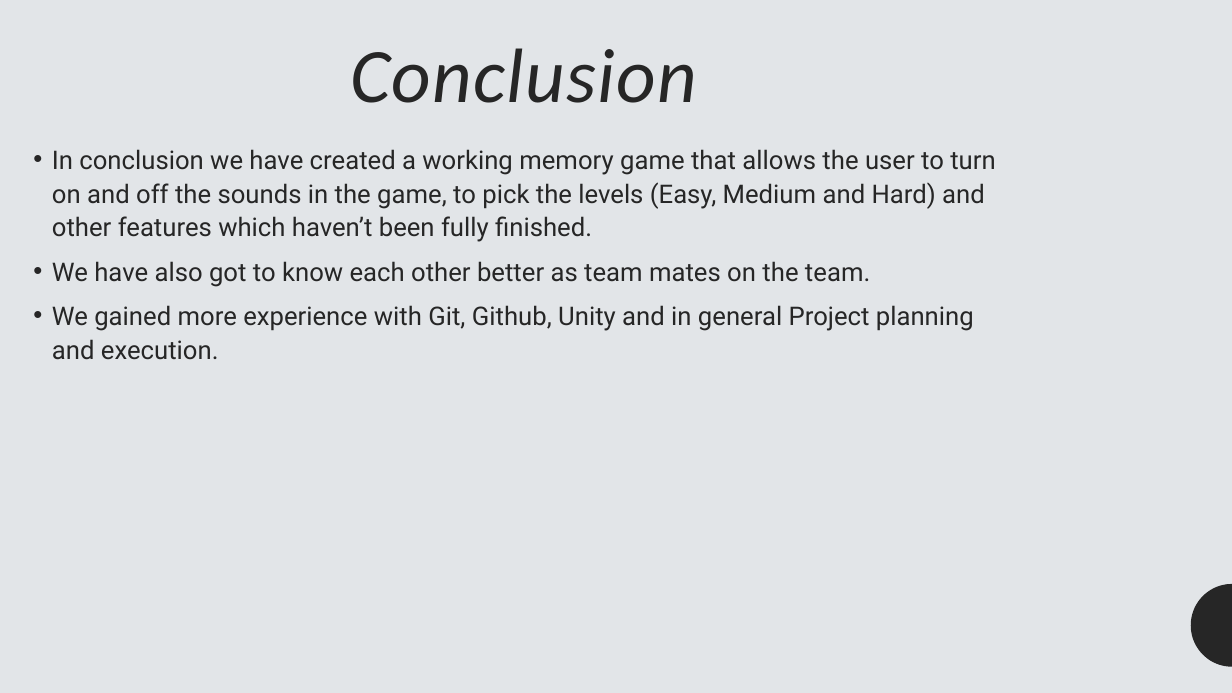
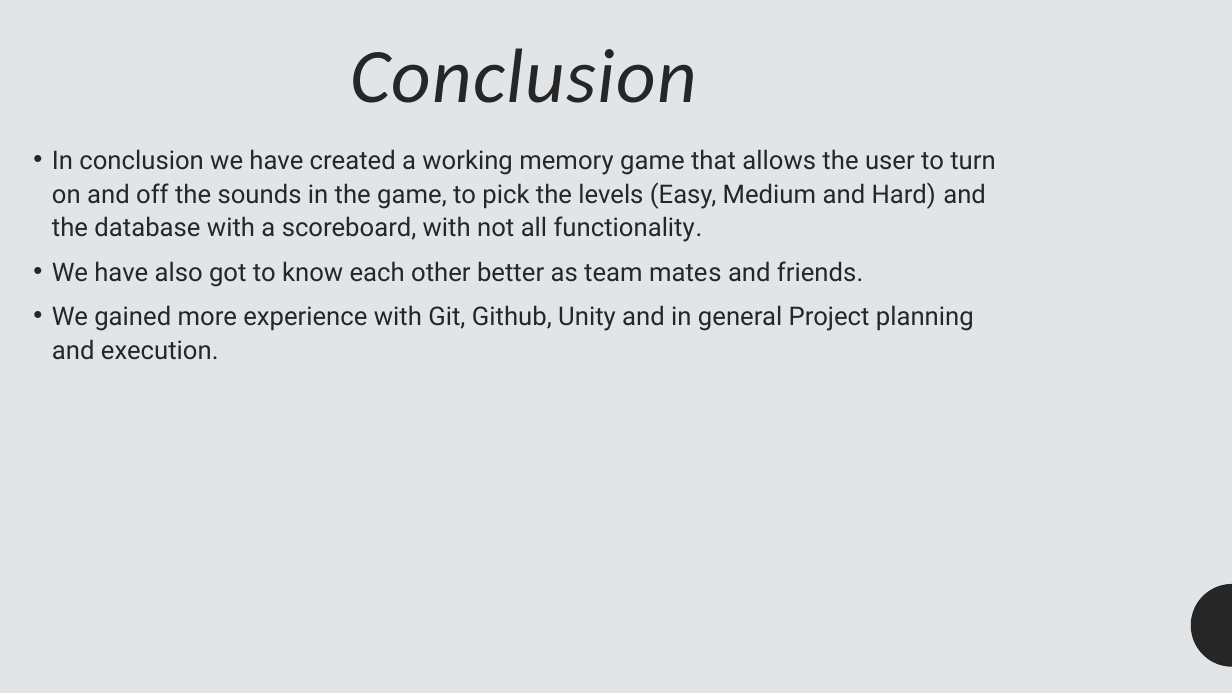
Before and after one commit to Oskar-Ciebien/2D_Card_Memory_Game, a slide deck: slide 6 of Presentation.pptx. Drawn at 1232x693 pixels with LibreOffice and Linux fonts; fonts in the diff are those of the drawing. Boxes give left, top, right and bottom in pixels: in the first picture for what was removed or moved away, otherwise in the second. Text is boxed around its words. In the diff, an @@ line names an element or a change of style, - is before the commit and + after.

```diff
--- a/Presentation.pptx
+++ b/Presentation.pptx
@@ text at box(52, 149, 995, 287): text changed @@
-• In conclusion we have created a working memory game that allows the user to turn on and off the sounds in the game, to pick the levels (Easy, Medium and Hard) and other features which haven’t been fully finished.
-• We have also got to know each other better as team mates on the team.
+• In conclusion we have created a working memory game that allows the user to turn on and off the sounds in the game, to pick the levels (Easy, Medium and Hard) and the database with a scoreboard, with not all functionality.
+• We have also got to know each other better as team mates and friends.
```
Also in this commit, not shown: 3 other slides changed, 7 other files.
